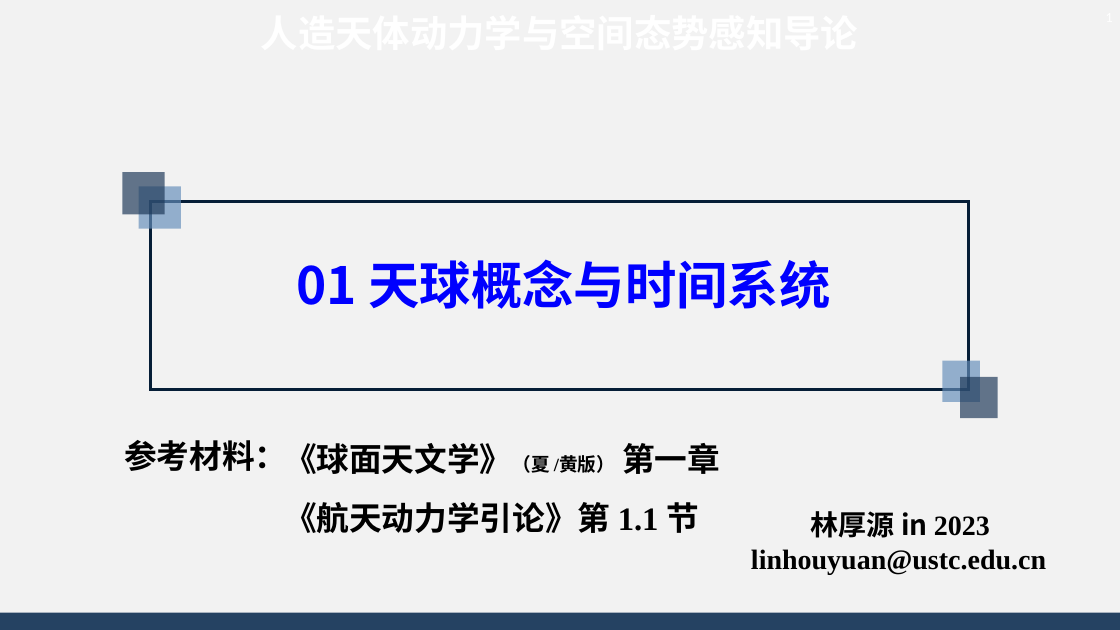
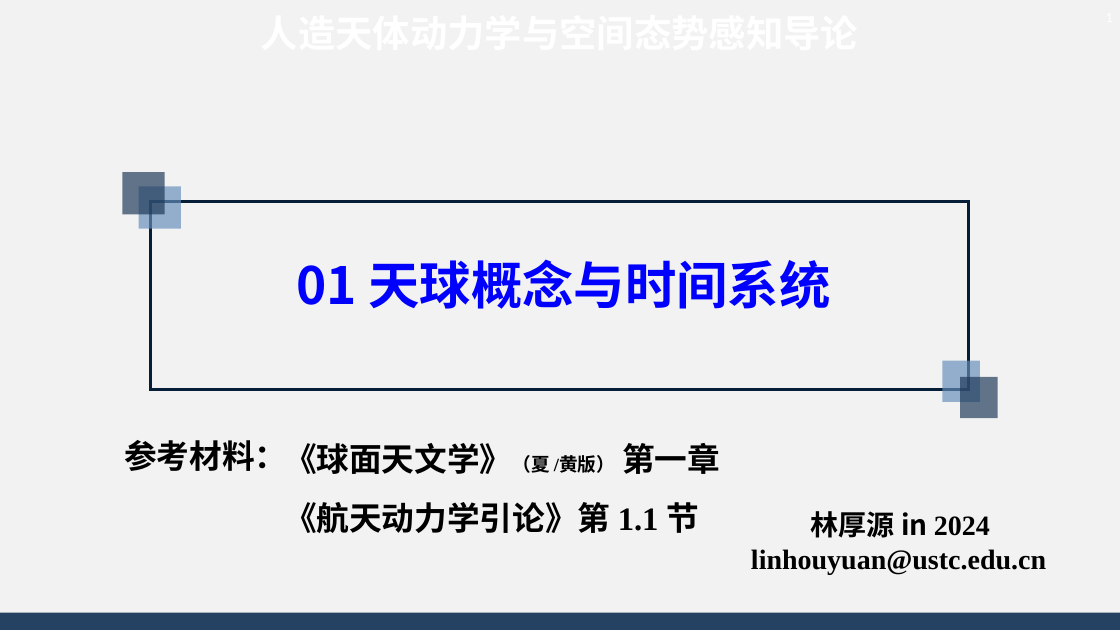
Before and after one commit to AsBackup/DAOSSA, a slide deck: slide 1 of 01 天球概念与时间系统.pptx. Drawn at 1120x630 pixels with LibreOffice and Linux fonts; fonts in the diff are those of the drawing; background and template pictures are left out. Boxes give left, top, right and bottom in pixels: in the first picture for what was removed or moved away, otherwise in the second. Text is boxed around its words. In the diff, an @@ line names an element or a change of style, - is before the commit and + after.

```diff
--- a/01 天球概念与时间系统.pptx
+++ b/01 天球概念与时间系统.pptx
@@ text at [811,511,990,538]: text changed @@
-林厚源 in 2023
+林厚源 in 2024
```
Also in this commit, not shown: 14 other files.
